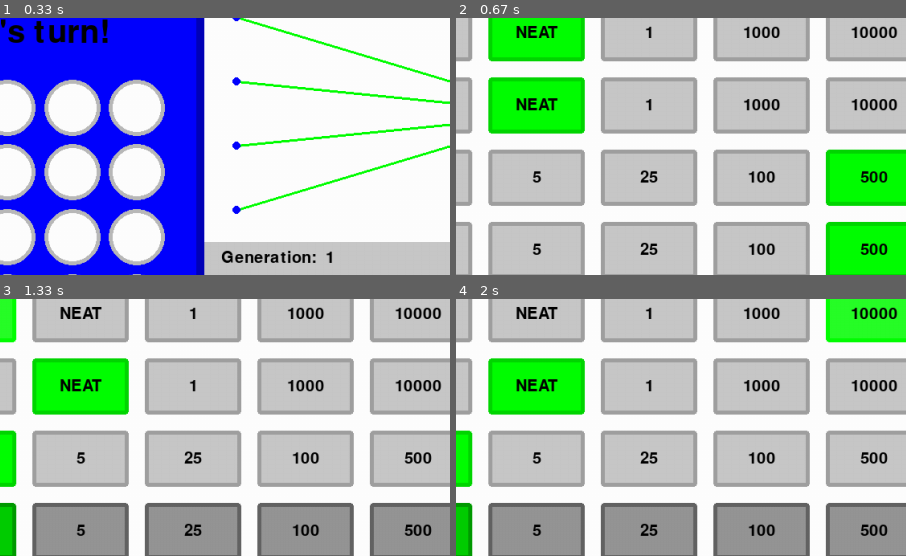
Above: before the commit, frames 1-4 (two rows, left to right).
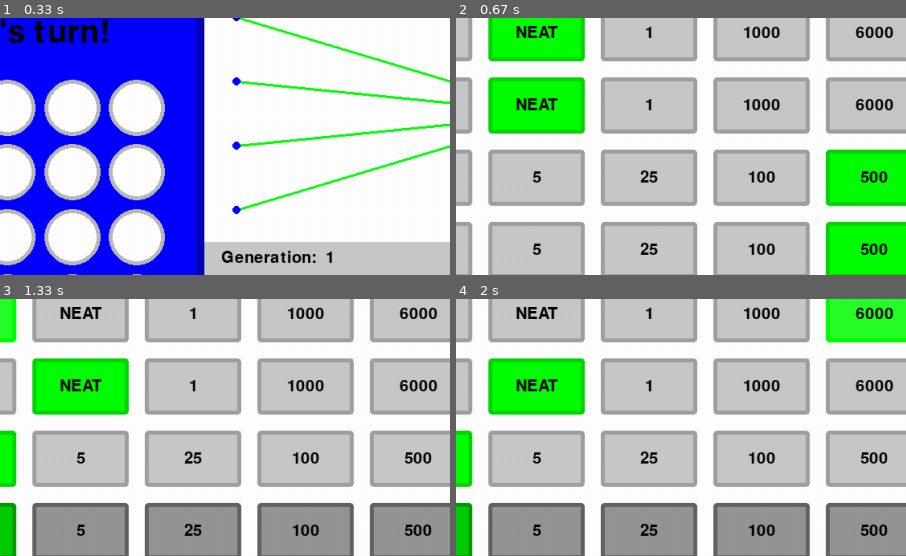
Above: after the commit, the same moments.

Repository: GreenMachine582/NEAT
Game: pygame game, started from main.py
The game is run twice, just before and just after one commit, with the same random seed, the same clock (stepped at 60 frames per second) and the same inputs.
Inputs (mouse positions are % of the whole screen's width and height, from its top left):
- Up to frame 1 (0.33 s): no input
- Up to frame 2 (0.67 s): click (86, 75) at 0.38 s
- Up to frame 3 (1.33 s): click (50, 56) at 0.72 s; click (31, 9) at 1.05 s
- Up to frame 4 (2 s): click (87, 85) at 1.38 s; click (81, 9) at 1.72 s
The pictures show only the part of the screen within x 34-84%, y 6-56%; the shares and areas given below are measured in that part.

Frame 1 is identical in both runs. In frame 2, 0.7% of the frame differs, in the area x 87-99%, y 3-37%; in frame 3, 0.7%; in frame 4, 0.7%.

Commit message:
Added a method to remove duplicate genomes and moved the genomic distance function

Diff:
--- a/connect4/settings.json
+++ b/connect4/settings.json
@@ -1,6 +1,7 @@
 {
     "save_intervals": [1, 100, 1000, 2000, 4000, 6000, 8000, 10000],
     "delta_genome_threshold": 0.75,
+    "delta_duplicate_threshold": 0.0001,
     "distance_weights": {
         "activation": 0.1,
         "node": 0.5,
--- a/main.py
+++ b/main.py
@@ -10,8 +10,8 @@
 import mattslib as ml
 import mattslib.pygame as mlpg
 
-__version__ = '1.4.5'
-__date__ = '24/03/2022'
+__version__ = '1.4.6'
+__date__ = '26/03/2022'
 
 # Constants
 WIDTH, HEIGHT = 1120, 640
@@ -26,7 +26,7 @@
 display = True
 
 GAME = 'connect4'
-PLAYER_TYPES = ['Human', 'NEAT', '1', '1000', '10000']
+PLAYER_TYPES = ['Human', 'NEAT', '1', '1000', '6000']
 SHOW_EVERY = ['Genome', 'Generation', 'None']
 SPEEDS = [1, 5, 25, 100, 500]
 DIRECTORY = os.path.dirname(os.path.realpath(__file__))
@@ -42,7 +42,7 @@
 
 # Globals - Pygame
 if display:
-    os.environ['SDL_VIDEO_WINDOW_POS'] = "0,25"
+    os.environ['SDL_VIDEO_WINDOW_POS'] = "0,30"
     pg.init()
     display = pg.display.set_mode((WIDTH, HEIGHT), depth=32)
 
@@ -548,12 +548,12 @@
         if not connect4.match:
             if frame_count >= max_fps / speed:
                 if players[current_player] == PLAYER_TYPES[1] and neats[current_player].shouldEvolve():
-                    if show:
-                        print("Generation:", neats[current_player].generation + 1)
                     for i, player_key in enumerate([current_player, connect4.player_ids[connect4.opponent]]):
                         current_genome = neats[player_key].getGenome()
                         current_genome.fitness = calculateFitness(bool(i))
                         neats[player_key].nextGenome(f"ai_{player_key}")
+                    if show:
+                        print(f"Generation: 1 - {neats[1].generation + 1}, 2 - {neats[2].generation + 1}")
                 connect4.reset()
 
         if display:
--- a/neat/neat.py
+++ b/neat/neat.py
@@ -5,52 +5,12 @@
 
 from .genome import Genome
 from .settings import Settings
-from .specie import Specie
+from .specie import Specie, genomicDistance
 from mattslib.dict import countOccurrence, getKeyByWeights
 from mattslib.file import read, write
 
-__version__ = '1.4.3'
-__date__ = '24/03/2022'
-
-
-def genomicDistance(x_member: Genome, y_member: Genome, distance_weights: dict) -> float:
-    """
-    Calculates the distance between genomes by summing the distance between the corresponding genes.
-    :param x_member: Genome
-    :param y_member: Genome
-    :param distance_weights: dict[str: int | float]
-    :return:
-        - distance - float
-    """
-    genomic_distance = 0
-    x_connections = list(x_member.connections)
-    y_connections = list(y_member.connections)
-    connections = countOccurrence(x_connections + y_connections)
-
-    matching_connections = [pos for pos in connections if connections[pos] >= 2]
-    disjoint_connections = [pos for pos in connections if connections[pos] == 1]
-
-    connections_count = len(max(x_connections, y_connections))
-    nodes_count = min(x_member.total_nodes, y_member.total_nodes)
-
-    genomic_distance += distance_weights['node'] * (abs(x_member.total_nodes - y_member.total_nodes) /
-                                                    max(x_member.total_nodes, y_member.total_nodes))
-    genomic_distance += distance_weights['connection'] * (len(disjoint_connections) / connections_count)
-
-    weight_diff = 0
-    for pos in matching_connections:
-        weight_diff += abs(x_member.connections[pos].weight - y_member.connections[pos].weight)
-
-    genomic_distance += distance_weights['weight'] * (weight_diff / len(matching_connections))
-
-    activation_diff, bias_diff = 0, 0
-    for node in range(nodes_count):
-        activation_diff += 1 if x_member.nodes[node].activation != y_member.nodes[node].activation else 0
-        bias_diff += abs(x_member.nodes[node].bias - y_member.nodes[node].bias)
-
-    genomic_distance += distance_weights['activation'] * (activation_diff / nodes_count)
-    genomic_distance += distance_weights['bias'] * (bias_diff / nodes_count)
-    return genomic_distance
+__version__ = '1.4.4'
+__date__ = '26/03/2022'
 
 
 def genomicCrossover(x_member: Genome, y_member: Genome) -> Genome:
@@ -231,8 +191,9 @@
         self.species = surviving_species
 
         # Kills a portion of the remaining members in each specie
-        for specie in self.species:
-            specie.killGenomes(self.settings.kill)
+        for i, specie in enumerate(self.species):
+            remove_duplicate = True if self.generation % 50 == 0 else False
+            specie.killGenomes(remove_duplicate)
 
     def repopulate(self, fitness_sum: int | float) -> None:
         """
@@ -296,13 +257,15 @@
         classified = False
         if len(self.species) > 0:
             for specie in self.species:
-                distance = genomicDistance(genome, specie.representative, self.settings.distance_weights)
+                representative = specie.members[specie.representative]
+                distance = genomicDistance(genome, representative, self.settings.distance_weights)
                 if distance <= self.settings.delta_genome_threshold:
                     specie.members.append(genome)
+                    specie.distances.append(distance)
                     classified = True
                     break
         if not classified:
-            self.species.append(Specie(self.settings.max_fitness_history, [genome]))
+            self.species.append(Specie(self.settings, genome))
 
     def updateBestGenome(self) -> None:
         """
@@ -311,7 +274,7 @@
         :return:
             - None
         """
-        leading_genomes = [specie.representative for specie in self.species]
+        leading_genomes = [specie.members[specie.representative] for specie in self.species]
         best_genome = leading_genomes[0]
         for leading_genome in leading_genomes:
             if leading_genome.fitness > best_genome.fitness:
--- a/neat/settings.py
+++ b/neat/settings.py
@@ -2,8 +2,8 @@
 
 from mattslib.file import read, write
 
-__version__ = '1.4.2'
-__date__ = '23/03/2022'
+__version__ = '1.4.3'
+__date__ = '26/03/2022'
 
 
 class Settings(object):
@@ -20,6 +20,7 @@
         """
         self.save_intervals = []
         self.delta_genome_threshold = 0.75
+        self.delta_duplicate_threshold = 0.001
         self.distance_weights = {
             'activation': 0.1,
             'node': 0.5,
--- a/neat/specie.py
+++ b/neat/specie.py
@@ -4,29 +4,72 @@
 import math
 import random
 
+import neat
 from .genome import Genome
 from mattslib.dict import countOccurrence, sortIntoDict
 from mattslib.math_util import mean
 
-__version__ = '1.4.2'
-__date__ = '24/03/2022'
+__version__ = '1.4.3'
+__date__ = '26/03/2022'
+
+
+def genomicDistance(x_member: Genome, y_member: Genome, distance_weights: dict) -> float:
+    """
+    Calculates the distance between genomes by summing the distance between the corresponding genes.
+    :param x_member: Genome
+    :param y_member: Genome
+    :param distance_weights: dict[str: int | float]
+    :return:
+        - distance - float
+    """
+    genomic_distance = 0
+    x_connections = list(x_member.connections)
+    y_connections = list(y_member.connections)
+    connections = countOccurrence(x_connections + y_connections)
+
+    matching_connections = [pos for pos in connections if connections[pos] >= 2]
+    disjoint_connections = [pos for pos in connections if connections[pos] == 1]
+
+    connections_count = len(max(x_connections, y_connections))
+    nodes_count = min(x_member.total_nodes, y_member.total_nodes)
+
+    genomic_distance += distance_weights['node'] * (abs(x_member.total_nodes - y_member.total_nodes) /
+                                                    max(x_member.total_nodes, y_member.total_nodes))
+    genomic_distance += distance_weights['connection'] * (len(disjoint_connections) / connections_count)
+
+    weight_diff = 0
+    for pos in matching_connections:
+        weight_diff += abs(x_member.connections[pos].weight - y_member.connections[pos].weight)
+
+    genomic_distance += distance_weights['weight'] * (weight_diff / len(matching_connections))
+
+    activation_diff, bias_diff = 0, 0
+    for node in range(nodes_count):
+        activation_diff += 1 if x_member.nodes[node].activation != y_member.nodes[node].activation else 0
+        bias_diff += abs(x_member.nodes[node].bias - y_member.nodes[node].bias)
+
+    genomic_distance += distance_weights['activation'] * (activation_diff / nodes_count)
+    genomic_distance += distance_weights['bias'] * (bias_diff / nodes_count)
+    return genomic_distance
 
 
 class Specie(object):
     """
     Separates the population into species with similar genomic distance.
     """
-    def __init__(self, max_fitness_history: int, members: list = None):
+    def __init__(self, settings: Settings, member: Genome, distance: float = 0):
         """
         Initiates the Specie object with given values.
-        :param max_fitness_history: int
-        :param members: list
+        :param settings: Settings
+        :param member: Genome
+        :param distance: float
         """
-        self.members = [] if members is None else members
-        self.representative = members[0]
+        self.settings = settings
+        self.members = [member]
+        self.distances = [distance]
+        self.representative = 0
         self.fitness_history = []
         self.fitness_mean = 0
-        self.max_fitness_history = max_fitness_history
 
     def updateFitness(self) -> None:
         """
@@ -40,23 +83,80 @@
         self.fitness_mean = int(round(mean(self.getAllFitnesses())))
         self.fitness_history.append(self.fitness_mean)
 
-        if len(self.fitness_history) > self.max_fitness_history:
+        if len(self.fitness_history) > self.settings.max_fitness_history:
             self.fitness_history.pop(0)
 
-    def killGenomes(self, kill, elitism: bool = False) -> None:
+    def killGenomes(self, remove_duplicate: bool, elitism: bool = False) -> None:
         """
-        Sorts the members by fitness then kills inferior genomes.
-        :param kill: int | float
+        Kills duplicate genomes and a portion of inferior genomes.
+        :param remove_duplicate: bool
         :param elitism: bool
         :return:
             - None
         """
-        sorted_genomes = sortIntoDict(self.members, sort_with=self.getAllFitnesses())
-        sorted_genomes = sum(sorted_genomes.values(), [])
+        max_survive = int(math.ceil((1 - self.settings.kill) * len(self.members))) if not elitism else 1
 
-        survived = int(math.ceil((1 - kill) * len(self.members))) if not elitism else 1
-        sorted_genomes = sorted_genomes[::-1]
-        self.members = sorted_genomes[:survived]
+        if remove_duplicate:
+            self.removeDuplicate()
+
+        ids = [i for i in range(len(self.members))]
+        sorted_ids = sortIntoDict(ids, sort_with=self.getAllFitnesses())
+
+        sorted_fitness_keys = sorted(list(sorted_ids.keys()), reverse=True)
+        surviving_members, surviving_distances = [], []
+        for fitness_key in sorted_fitness_keys:
+            for member_id in sorted_ids[fitness_key]:
+                if len(surviving_members) < max_survive:
+                    surviving_members.append(self.members[member_id])
+                    surviving_distances.append(self.distances[member_id])
+                else:
+                    break
+        self.representative = 0
+        self.members = surviving_members
+        self.distances = surviving_distances
+
+    def removeDuplicate(self):
+        ids = [i for i in range(len(self.members))]
+        sorted_ids = sortIntoDict(ids, sort_with=self.distances)
+        sorted_distance_keys = sorted(list(sorted_ids.keys()))
+
+        duplicate_genomes = []
+        # for distance in sorted_distance_keys:
+        #     if distance != 0:
+        #         for genome_a in range(len(sorted_ids[distance]) - 1):
+        #             member_id = sorted_ids[distance][genome_a]
+        #             for genome_b in range(genome_a + 1, len(sorted_ids[distance])):
+        #                 if member_id not in duplicate_genomes:
+        #                     duplicate_distance = genomicDistance(self.members[member_id],
+        #                                                          self.members[sorted_ids[distance][genome_b]],
+        #                                                          self.settings.distance_weights)
+        #                     if duplicate_distance <= self.settings.delta_duplicate_threshold:
+        #                         print(f"Duplicate_With_Same_Distance: {distance}, {duplicate_distance}")
+        #                         duplicate_genomes.append(member_id)
+        for i in range(1, len(sorted_distance_keys)):
+            distance_a = sorted_distance_keys[i]
+            distance_b = sorted_distance_keys[i - 1]
+            if distance_a != 0 and distance_b != 0:
+                if abs(distance_a - distance_b) <= self.settings.delta_duplicate_threshold:
+                    duplicate_distance = genomicDistance(self.members[sorted_ids[distance_a][0]],
+                                                         self.members[sorted_ids[distance_b][0]],
+                                                         self.settings.distance_weights)
+                    if duplicate_distance <= self.settings.delta_duplicate_threshold:
+                        for member_id in sorted_ids[distance_b]:
+                            if member_id not in duplicate_genomes:
+                                print(f"Duplicate_With_Different_Distance: {distance_a} - {distance_b}",
+                                      duplicate_distance)
+                                duplicate_genomes.append(member_id)
+
+        if duplicate_genomes:
+            temp_members = []
+            temp_distances = []
+            for i in range(len(self.members)):
+                if i not in duplicate_genomes:
+                    temp_members.append(self.members[i])
+                    temp_distances.append(self.distances[i])
+            self.members = temp_members
+            self.distances = temp_distances
 
     def updateRepresentative(self) -> None:
         """
@@ -65,9 +165,14 @@
         :return:
             - None
         """
-        for member in self.members:
-            if member.fitness > self.representative.fitness:
-                self.representative = member
+        temp_representative = self.representative
+        for i, member in enumerate(self.members):
+            if member.fitness > self.members[self.representative].fitness:
+                self.representative = i
+        self.distances[temp_representative] = genomicDistance(self.members[temp_representative],
+                                                              self.members[self.representative],
+                                                              self.settings.distance_weights)
+        self.distances[self.representative] = 0
 
     def shouldSurvive(self) -> bool:
         """
@@ -75,7 +180,9 @@
         :return:
             - survive - bool
         """
-        if len(self.fitness_history) < self.max_fitness_history or mean(self.fitness_history) > self.fitness_history[0]:
+        if len(self.fitness_history) < self.settings.max_fitness_history:
+            return True
+        if mean(self.fitness_history) > self.fitness_history[0]:
             return True
         return False
 
